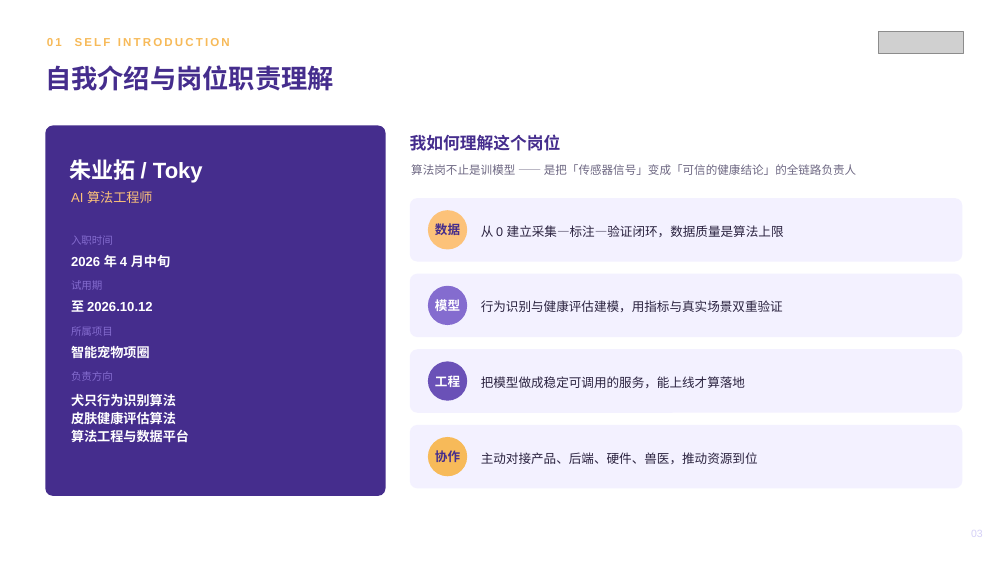
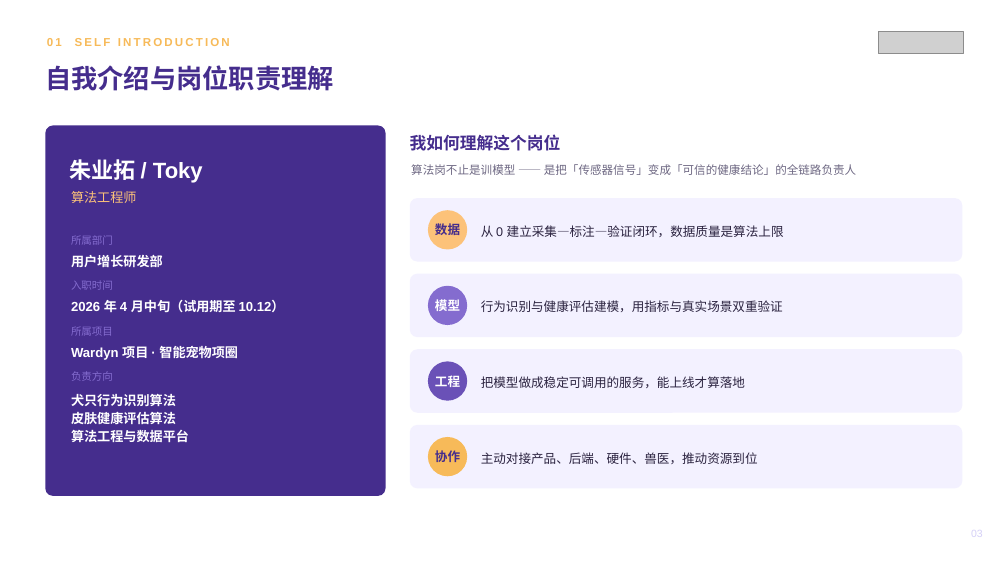
Before and after one commit to zhuyetuo/workplace_soft_skills, a slide deck: slide 3 of 转正述职/转正述职报告-朱业拓.pptx. Drawn at 1008x567 pixels with LibreOffice and Linux fonts; fonts in the diff are those of the drawing; grey boxes stand for pictures. Boxes give left, top, right and bottom in pixels: in the first picture for what was removed or moved away, otherwise in the second. Text is boxed around its words. In the diff, an @@ line names an element or a change of style, - is before the commit and + after.

```diff
--- a/转正述职/转正述职报告-朱业拓.pptx
+++ b/转正述职/转正述职报告-朱业拓.pptx
@@ text at (71, 191, 137, 203): text changed @@
-AI 算法工程师
+算法工程师
@@ text added at (71, 236, 113, 245), 10 pt, text #846CCF @@
+所属部门
@@ text at (71, 255, 163, 267): text changed @@
-2026 年 4 月中旬
+用户增长研发部
@@ text "入职时间": place and size @@
-text "入职时间" at (71, 236, 113, 245)
+text "入职时间" at (71, 281, 113, 290)
@@ text removed at (71, 281, 102, 290) @@
-试用期
@@ text at (71, 300, 285, 312): text changed @@
-至 2026.10.12
+2026 年 4 月中旬（试用期至 10.12）
@@ text at (71, 346, 238, 360): text changed @@
-智能宠物项圈
+Wardyn 项目 · 智能宠物项圈
```
Also in this commit, not shown: 2 other slides changed, 1 other file.
